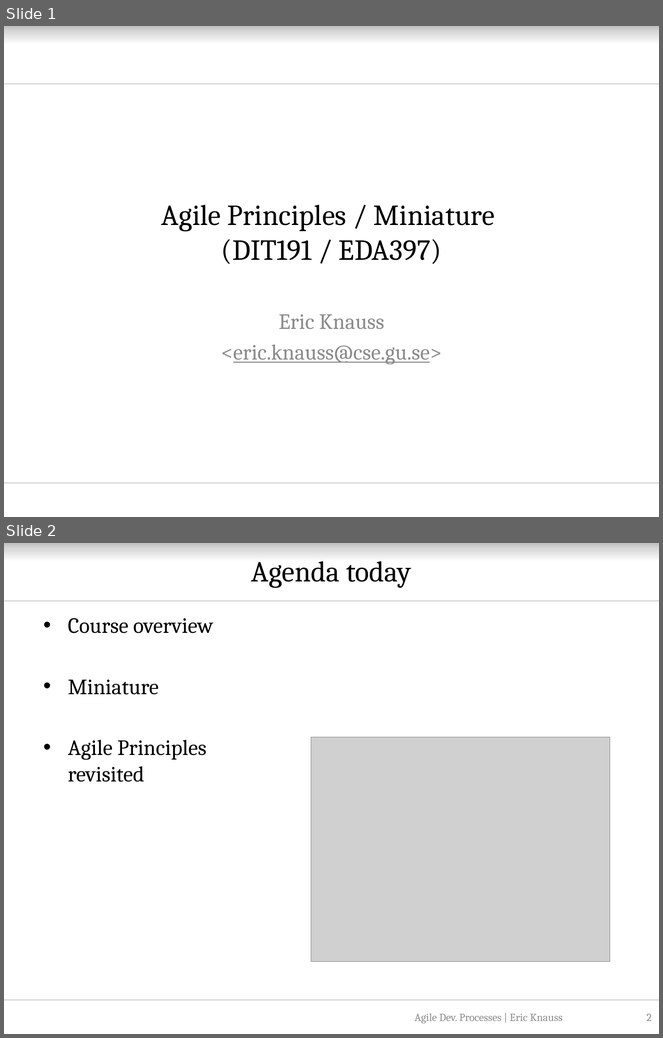
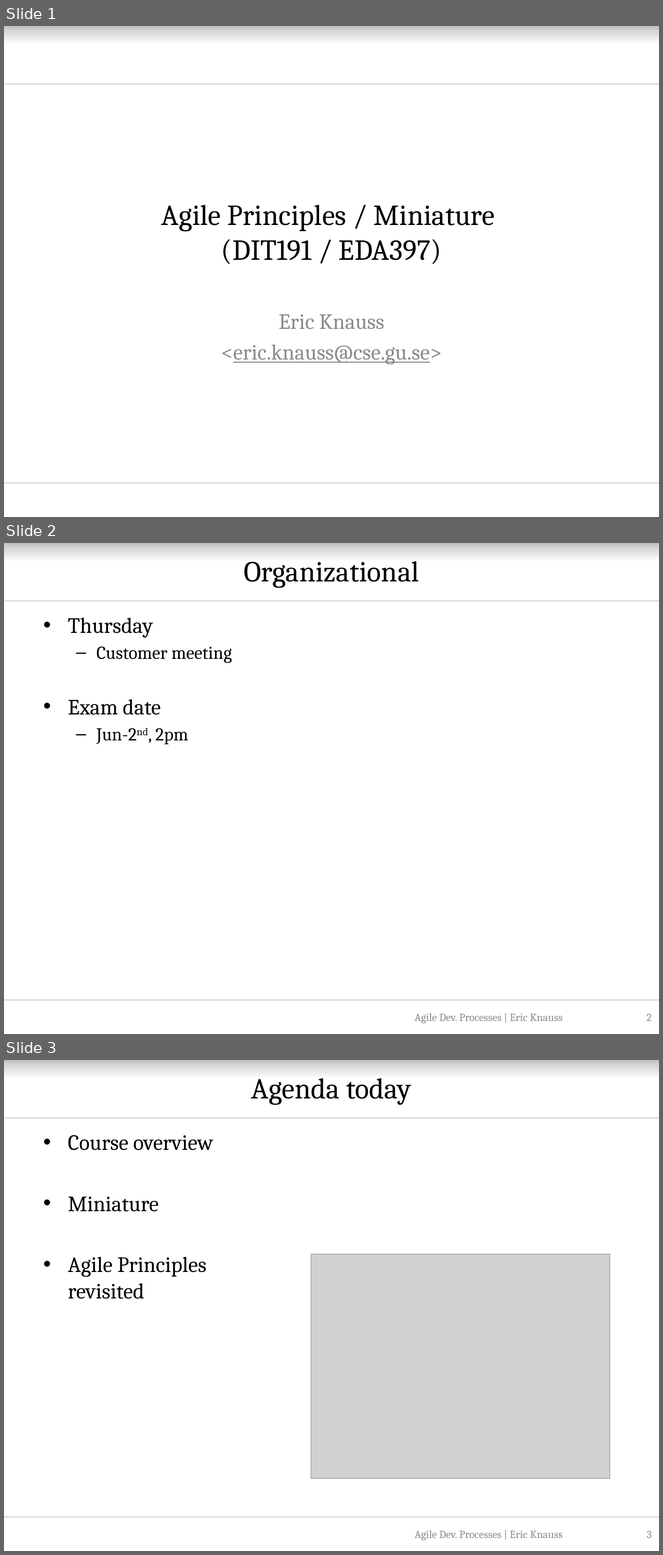
Before and after one commit to oerich/EDA397, a slide deck: Slides/src/2015/Lecture03.pptx. Shown one above the other, each under a label of ours: slides 1 and 2 before the commit, slides 1, 2 and 3 after it. The pictures are 663x1038 and 663x1555 pixels, drawn with LibreOffice and Linux fonts; fonts in the diff are those of the drawing; grey boxes stand for pictures; background and template pictures are left out. Boxes give left, top, right and bottom in pixels: in the first picture for what was removed or moved away, otherwise in the second. Text is boxed around its words. In the diff, an @@ line names an element or a change of style, - is before the commit and + after.

```diff
--- a/Slides/src/2015/Lecture03.pptx
+++ b/Slides/src/2015/Lecture03.pptx
@@ slide 2 added at (4, 543, 659, 1034), background #FFFFFF; not listed: 3 template elements that a slide beside it also shows @@
@@ title added at (244, 561, 419, 588), 32 pt, text #000000 @@
+Organizational
@@ text added at (68, 617, 232, 745), 20 pt, text #000000 @@
+• Thursday
+  – Customer meeting
+• Exam date
+  – Jun-2nd, 2pm
@@ text added at (415, 1014, 563, 1024), 12 pt, text #8C8C8C @@
+Agile Dev. Processes | Eric Knauss
@@ page number added at (647, 1014, 652, 1021), 12 pt, text #8C8C8C @@
+2
@@ what was slide 2 is now slide 3 @@
@@ page number at (647, 1531, 652, 1538): text changed @@
-2
+3
```
Also in this commit, not shown: 1 slide changed, 1 other file.
